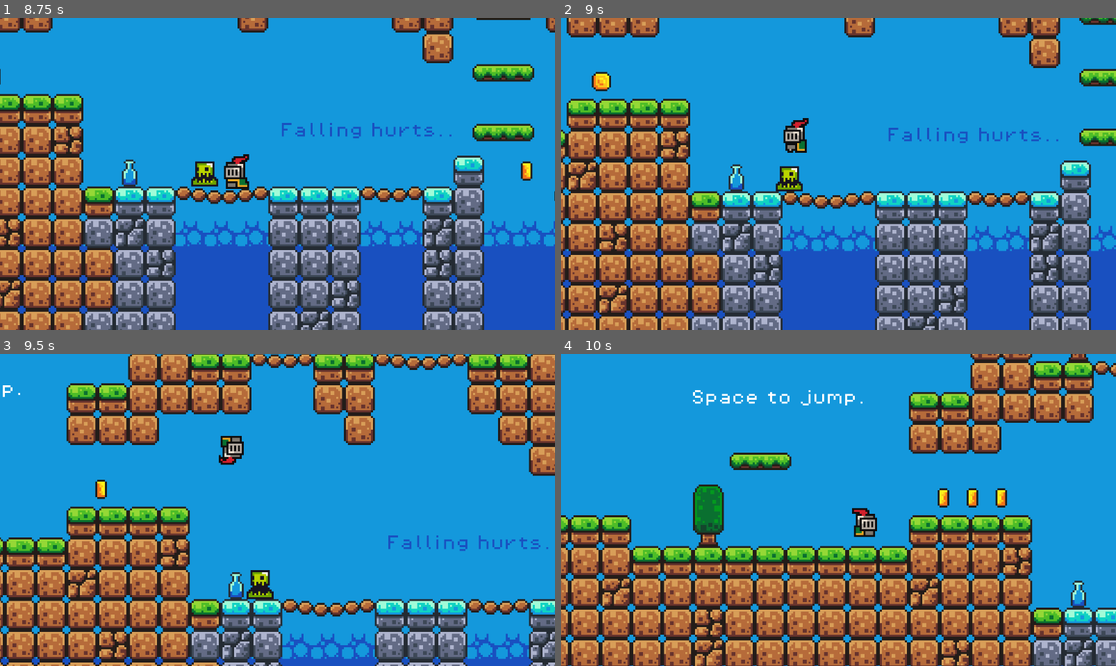
Above: before the commit, frames 1-4 (two rows, left to right).
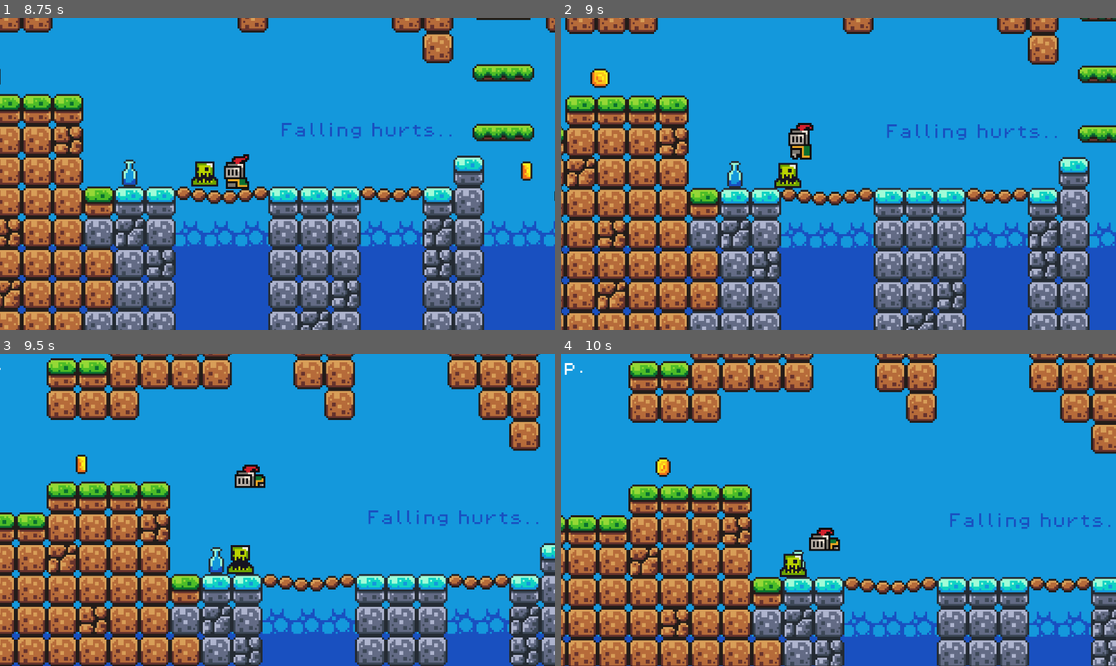
Above: after the commit, the same moments.

Repository: Adria2208/brackeys-godot-tutorial
Game: Godot game, scene res://scenes/game.tscn
Two runs of this game, one before a commit and one after it. Both use one fixed random seed, a clock stepped at 60 frames per second and the inputs below. Sound files missing from this copy of the repository are replaced by a short silence.
Inputs:
- Up to frame 1 (8.75 s): hold D (move_right) 0.53-2.03 s; tap Space (jump) at 0.6, 0.77, 1.07, 1.35, 1.52, 1.82, 2.1, 2.85, 3.02, 3.32, 3.6, 3.77, 4.07, 4.35, 4.52, 4.82, 5.1, 5.85, 6.02, 6.32, 6.6, 6.77, 7.07, 7.35, 7.52, 7.82, 8.1 s; hold A (move_left) 2.03-4.28 s; hold D (move_right) 4.28-8.03 s; hold A (move_left) from 8.03 s (still down)
- Up to frame 2 (9 s): keep holding A (move_left); tap Space (jump) at 8.85 s
- Up to frame 3 (9.5 s): keep holding A (move_left); tap Space (jump) at 9.02, 9.32 s
- Up to frame 4 (10 s): release A (move_left) at 9.53 s; hold D (move_right) from 9.53 s (still down); tap Space (jump) at 9.6, 9.77 s

Frame 1 is identical in both runs. In frame 2, 32% of the frame differs, in the area x 0-100%, y 0-100%; in frame 3, 49%; in frame 4, 53%.

Commit message:
Add Death State

Diff:
--- a/project.godot
+++ b/project.godot
@@ -27,6 +27,7 @@
 
 Music="*uid://d2p5iwthtitxx"
 AudioManager="*uid://dul0iudncv3iw"
+GlobalSignals="*uid://d0bngj0yk1vcr"
 
 [input]
 
--- a/scenes/killzone.tscn
+++ b/scenes/killzone.tscn
@@ -7,7 +7,6 @@
 script = ExtResource("1_xlapc")
 
 [node name="Timer" type="Timer" parent="." unique_id=1967491760]
-wait_time = 0.5
 one_shot = true
 
 [connection signal="body_entered" from="." to="." method="_on_body_entered"]
--- a/scenes/player.tscn
+++ b/scenes/player.tscn
@@ -4,10 +4,27 @@
 [ext_resource type="Script" uid="uid://bhqlgaeisqull" path="res://scripts/player/player.gd" id="1_g2els"]
 [ext_resource type="Script" uid="uid://cwho2mdtrohev" path="res://scripts/state_machine/state_machine.gd" id="3_qhqgy"]
 [ext_resource type="Script" uid="uid://b3tcxxll7nev6" path="res://scripts/player/states/fall.gd" id="4_fjrip"]
-[ext_resource type="Script" path="res://scripts/player/states/idle.gd" id="5_smehm"]
+[ext_resource type="Script" uid="uid://brr0ylns2onvb" path="res://scripts/player/states/idle.gd" id="5_smehm"]
 [ext_resource type="Script" uid="uid://dei3pk2jmg8r3" path="res://scripts/player/states/jump.gd" id="6_ur7pv"]
-[ext_resource type="Script" path="res://scripts/player/states/move.gd" id="7_y4r1p"]
+[ext_resource type="Script" uid="uid://cat8try1avaq0" path="res://scripts/player/states/move.gd" id="7_y4r1p"]
 [ext_resource type="Script" uid="uid://d3xln6uo6i4f4" path="res://scripts/player/states/double_jump.gd" id="8_smehm"]
+[ext_resource type="Script" uid="uid://brqwumc486udg" path="res://scripts/player/states/death.gd" id="9_ur7pv"]
+
+[sub_resource type="AtlasTexture" id="AtlasTexture_pf23h"]
+atlas = ExtResource("1_3vyb7")
+region = Rect2(0, 224, 32, 32)
+
+[sub_resource type="AtlasTexture" id="AtlasTexture_dt7fs"]
+atlas = ExtResource("1_3vyb7")
+region = Rect2(32, 224, 32, 32)
+
+[sub_resource type="AtlasTexture" id="AtlasTexture_wqfne"]
+atlas = ExtResource("1_3vyb7")
+region = Rect2(64, 224, 32, 32)
+
+[sub_resource type="AtlasTexture" id="AtlasTexture_wnwbv"]
+atlas = ExtResource("1_3vyb7")
+region = Rect2(96, 224, 32, 32)
 
 [sub_resource type="AtlasTexture" id="AtlasTexture_g2els"]
 atlas = ExtResource("1_3vyb7")
@@ -115,6 +132,23 @@
 
 [sub_resource type="SpriteFrames" id="SpriteFrames_tuyoq"]
 animations = [{
+"frames": [{
+"duration": 1.0,
+"texture": SubResource("AtlasTexture_pf23h")
+}, {
+"duration": 1.0,
+"texture": SubResource("AtlasTexture_dt7fs")
+}, {
+"duration": 1.0,
+"texture": SubResource("AtlasTexture_wqfne")
+}, {
+"duration": 1.0,
+"texture": SubResource("AtlasTexture_wnwbv")
+}],
+"loop": false,
+"name": &"death_enemy",
+"speed": 10.0
+}, {
 "frames": [{
 "duration": 1.0,
 "texture": SubResource("AtlasTexture_g2els")
@@ -220,9 +254,8 @@
 [node name="AnimatedSprite2D" type="AnimatedSprite2D" parent="." unique_id=1344955683]
 position = Vector2(0, -12)
 sprite_frames = SubResource("SpriteFrames_tuyoq")
-animation = &"jump"
+animation = &"death_enemy"
 autoplay = "idle"
-frame_progress = 0.27752775
 
 [node name="CollisionShape2D" type="CollisionShape2D" parent="." unique_id=2047310558]
 position = Vector2(0, -5)
@@ -232,38 +265,48 @@
 script = ExtResource("3_qhqgy")
 starting_state = NodePath("Fall")
 
-[node name="Double Jump" type="Node" parent="StateMachine" unique_id=745260618 node_paths=PackedStringArray("fall_state", "idle_state", "move_state")]
+[node name="Double Jump" type="Node" parent="StateMachine" unique_id=745260618 node_paths=PackedStringArray("fall_state", "idle_state", "move_state", "death_state")]
 script = ExtResource("8_smehm")
 fall_state = NodePath("../Fall")
 idle_state = NodePath("../Idle")
 move_state = NodePath("../Move")
+death_state = NodePath("../Death")
 animation_name = "jump"
 
-[node name="Fall" type="Node" parent="StateMachine" unique_id=1472486379 node_paths=PackedStringArray("idle_state", "move_state", "double_jump")]
+[node name="Fall" type="Node" parent="StateMachine" unique_id=1472486379 node_paths=PackedStringArray("idle_state", "move_state", "double_jump", "death_state")]
 script = ExtResource("4_fjrip")
 idle_state = NodePath("../Idle")
 move_state = NodePath("../Move")
 double_jump = NodePath("../Double Jump")
+death_state = NodePath("../Death")
 animation_name = "jump"
 
-[node name="Idle" type="Node" parent="StateMachine" unique_id=922461373 node_paths=PackedStringArray("fall_state", "jump_state", "move_state")]
+[node name="Idle" type="Node" parent="StateMachine" unique_id=922461373 node_paths=PackedStringArray("fall_state", "jump_state", "move_state", "death_state")]
 script = ExtResource("5_smehm")
 fall_state = NodePath("../Fall")
 jump_state = NodePath("../Jump")
 move_state = NodePath("../Move")
+death_state = NodePath("../Death")
 animation_name = "idle"
-
-[node name="Jump" type="Node" parent="StateMachine" unique_id=301621609 node_paths=PackedStringArray("fall_state", "idle_state", "move_state", "double_jump")]
+move_speed = null
+
+[node name="Jump" type="Node" parent="StateMachine" unique_id=301621609 node_paths=PackedStringArray("fall_state", "idle_state", "move_state", "double_jump", "death_state")]
 script = ExtResource("6_ur7pv")
 fall_state = NodePath("../Fall")
 idle_state = NodePath("../Idle")
 move_state = NodePath("../Move")
 double_jump = NodePath("../Double Jump")
+death_state = NodePath("../Death")
 animation_name = "jump"
 
-[node name="Move" type="Node" parent="StateMachine" unique_id=836023393 node_paths=PackedStringArray("fall_state", "idle_state", "jump_state")]
+[node name="Move" type="Node" parent="StateMachine" unique_id=836023393 node_paths=PackedStringArray("fall_state", "idle_state", "jump_state", "death_state")]
 script = ExtResource("7_y4r1p")
 fall_state = NodePath("../Fall")
 idle_state = NodePath("../Idle")
 jump_state = NodePath("../Jump")
+death_state = NodePath("../Death")
 animation_name = "run"
+
+[node name="Death" type="Node" parent="StateMachine" unique_id=3174625]
+script = ExtResource("9_ur7pv")
+animation_name = "death_enemy"
--- /dev/null
+++ b/scripts/global_signals.gd
@@ -0,0 +1,3 @@
+extends Node
+
+signal player_death()
--- a/scripts/killzone.gd
+++ b/scripts/killzone.gd
@@ -3,9 +3,10 @@
 @onready var timer: Timer = $Timer # Variable that automatically finds the node using $Path
 
 func _on_body_entered(body: Node2D) -> void:
-	print("You died!")
+	#print("You died!")
 	Engine.time_scale = 0.5 # Slow down game speed.
-	body.get_node("CollisionShape2D").queue_free() # Remove that node.
+	GlobalSignals.emit_signal("player_death")
+	# body.get_node("CollisionShape2D").queue_free() # Remove that node.
 	timer.start()
 
 func _on_timer_timeout() -> void: # Execute when timer ends.
--- a/scripts/player/player.gd
+++ b/scripts/player/player.gd
@@ -5,11 +5,13 @@
 @onready var state_machine: Node = $StateMachine
 
 var has_double_jumped = false
+var is_alive = true
 
 func _ready() -> void:
 	# Initialize the state machine, passing a reference of the playerto the states,
 	# that way they can move and react accordingly
 	state_machine.init(self)
+	GlobalSignals.connect("player_death", Callable(self, "_trigger_death"))
 
 func _unhandled_input(event: InputEvent) -> void:
 	state_machine.process_input(event)
@@ -19,3 +21,6 @@
 
 func _process(delta: float) -> void:
 	state_machine.process_frame(delta)
+
+func _trigger_death() -> void:
+	is_alive = false
--- /dev/null
+++ b/scripts/player/states/death.gd
@@ -0,0 +1,13 @@
+extends State
+
+func enter() -> void:
+	super()
+	AudioManager.create_2d_audio_at_location(parent.position, SoundEffect.SOUND_EFFECT_TYPE.PLAYER_HURT)
+
+func process_physics(delta: float) -> State:
+	parent.velocity.y += gravity * delta
+
+	parent.velocity.x = lerp(parent.velocity.x, 0.0, 5 * delta)
+	parent.move_and_slide()
+
+	return null
--- a/scripts/player/states/double_jump.gd
+++ b/scripts/player/states/double_jump.gd
@@ -6,6 +6,8 @@
 var idle_state: State
 @export
 var move_state: State
+@export
+var death_state: State
 
 @export
 var jump_force: float = 320
@@ -22,6 +24,9 @@
 	if parent.velocity.y > 0:
 		return fall_state
 
+	if !parent.is_alive:
+		return death_state
+
 	var movement = Input.get_axis("move_left", "move_right") * move_speed
 
 	if movement != 0:
--- a/scripts/player/states/fall.gd
+++ b/scripts/player/states/fall.gd
@@ -6,9 +6,14 @@
 var move_state: State
 @export
 var double_jump: State
+@export
+var death_state: State
 
 func process_physics(delta: float) -> State:
 	parent.velocity.y += gravity * delta
+
+	if !parent.is_alive:
+		return death_state
 
 	var movement = Input.get_axis('move_left', 'move_right') * move_speed
 
--- a/scripts/player/states/idle.gd
+++ b/scripts/player/states/idle.gd
@@ -6,6 +6,8 @@
 var jump_state: State
 @export
 var move_state: State
+@export
+var death_state: State
 
 func enter() -> void:
 	super()
@@ -22,6 +24,9 @@
 	parent.velocity.y += gravity * delta
 	parent.move_and_slide()
 
+	if !parent.is_alive:
+		return death_state
+
 	if !parent.is_on_floor():
 		return fall_state
 	return null
--- a/scripts/player/states/jump.gd
+++ b/scripts/player/states/jump.gd
@@ -8,6 +8,8 @@
 var move_state: State
 @export
 var double_jump: State
+@export
+var death_state: State
 
 @export
 var jump_force: float = 320
@@ -19,6 +21,9 @@
 
 func process_physics(delta: float) -> State:
 	parent.velocity.y += gravity * delta
+
+	if !parent.is_alive:
+		return death_state
 
 	if parent.velocity.y > 0:
 		return fall_state
--- a/scripts/player/states/move.gd
+++ b/scripts/player/states/move.gd
@@ -6,6 +6,8 @@
 var idle_state: State
 @export
 var jump_state: State
+@export
+var death_state: State
 
 func process_input(event: InputEvent) -> State:
 	if Input.is_action_just_pressed("jump") and parent.is_on_floor():
@@ -17,6 +19,9 @@
 
 	var movement = Input.get_axis("move_left", "move_right") * move_speed
 
+	if !parent.is_alive:
+		return death_state
+
 	if movement == 0:
 		return idle_state
 
Not shown, added: scripts/global_signals.gd.uid
Not shown, added: scripts/player/states/death.gd.uid
